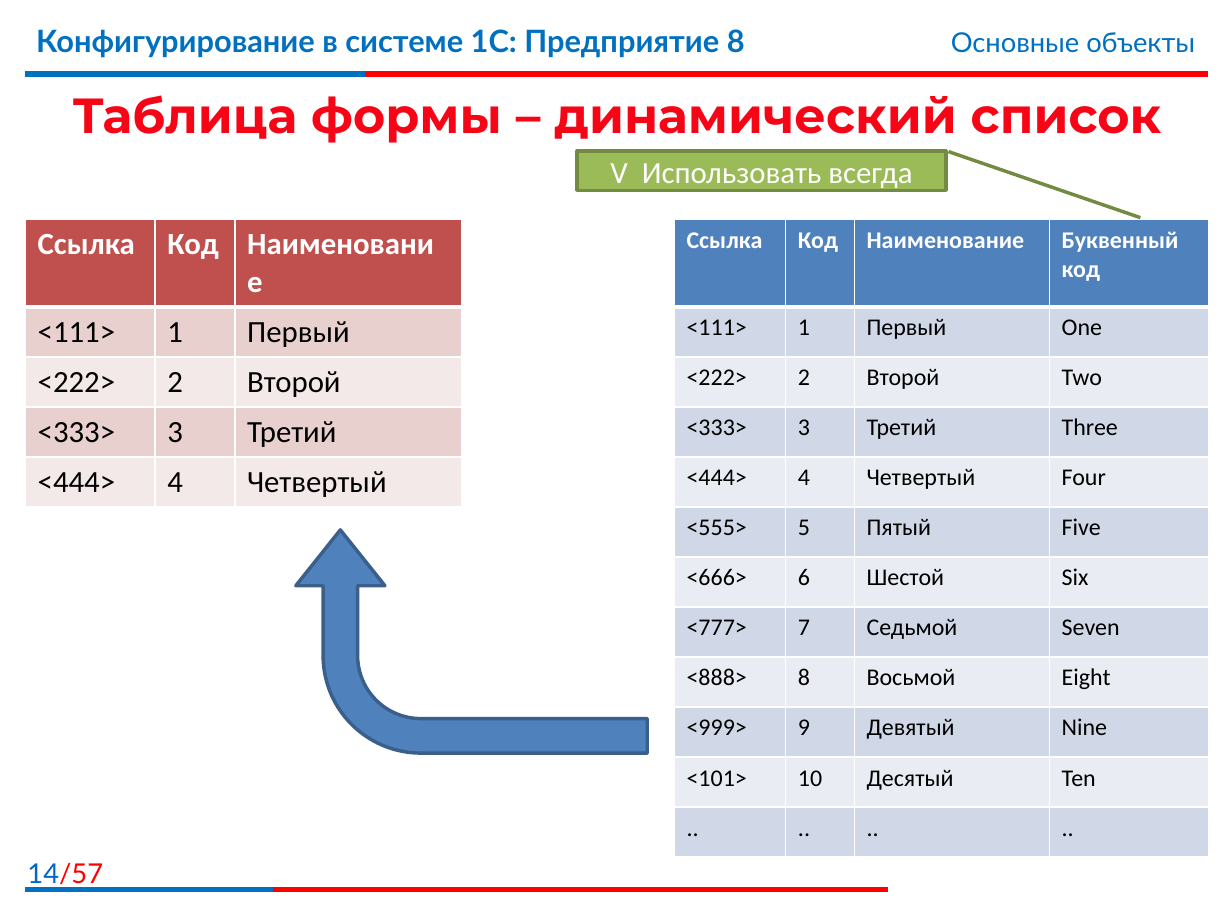
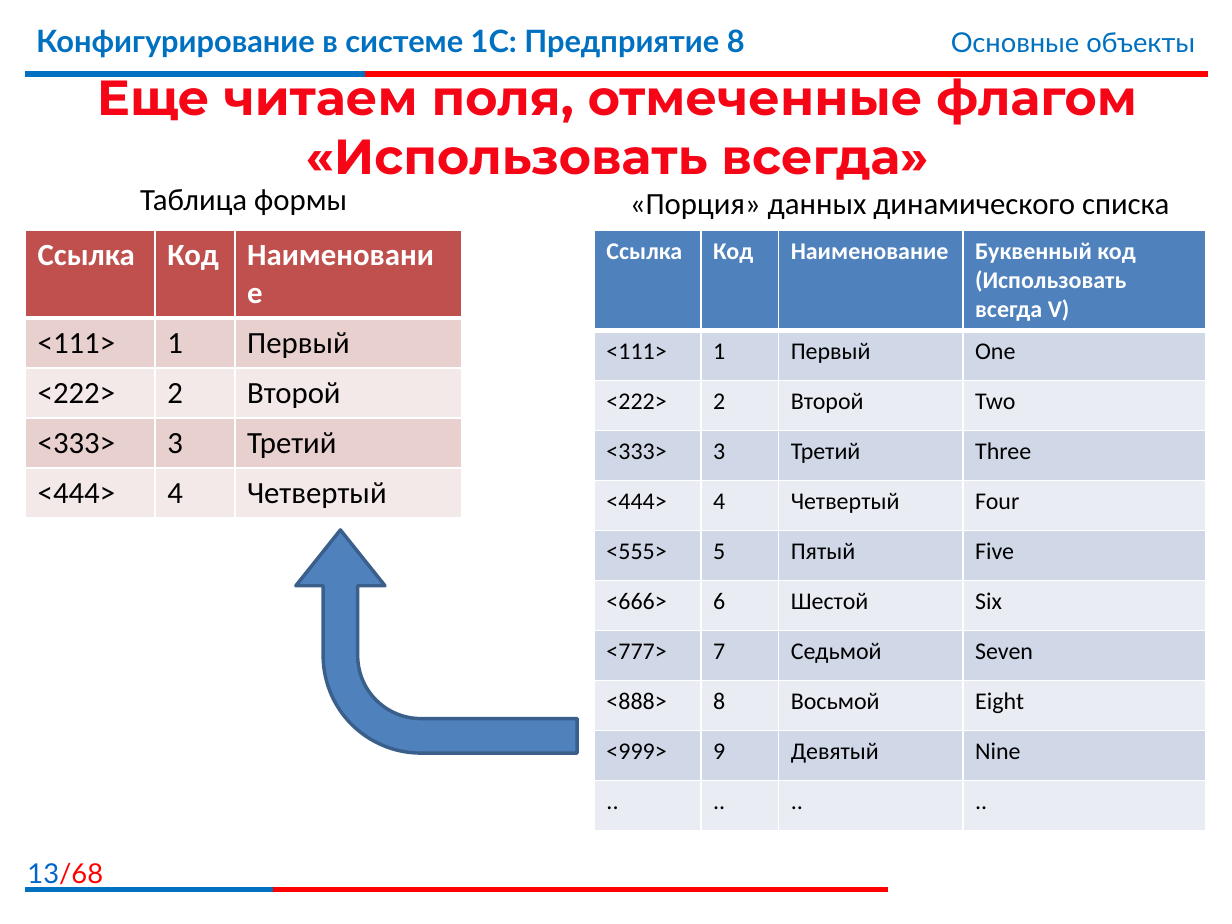
Before and after one commit to bestteacher-1c/documents_compl_kurs, a slide deck: slide 13 of Занятие_06/Иллюстрации6.pptx (slide 14 before the commit). Drawn at 1232x924 pixels with LibreOffice and Linux fonts; fonts in the diff are those of the drawing; background and template pictures are left out. Boxes give left, top, right and bottom in pixels: in the first picture for what was removed or moved away, otherwise in the second. Text is boxed around its words. In the diff, an @@ line names an element or a change of style, - is before the commit and + after.

```diff
--- a/Занятие_06/Иллюстрации6.pptx
+++ b/Занятие_06/Иллюстрации6.pptx
@@ title at (x1=97, y1=71, x2=1137, y2=180): text changed @@
-Таблица формы – динамический список
+Еще читаем поля, отмеченные флагом «Использовать всегда»
@@ border callout removed at (x1=578, y1=152, x2=946, y2=191) @@
-V Использовать всегда
@@ text added at (x1=140, y1=189, x2=347, y2=215), 18 pt, text #000000 @@
+Таблица формы
@@ text added at (x1=630, y1=194, x2=1169, y2=219), 18 pt, text #000000 @@
+«Порция» данных динамического списка
@@ table moved from (x1=26, y1=219, x2=462, y2=508) to (x1=26, y1=230, x2=462, y2=519) @@
@@ table at (x1=594, y1=230, x2=1206, y2=829) @@
-row 1, column 4: Буквенный код
+row 1, column 4: Буквенный код (Использовать всегда V)
-row 11: <101> | 10 | Десятый | Ten
@@ table resized from (x1=674, y1=219, x2=1209, y2=857) to (x1=594, y1=230, x2=1206, y2=829) @@
@@ bent arrow resized from (x1=296, y1=530, x2=647, y2=753) to (x1=296, y1=529, x2=577, y2=752) @@
@@ page number at (x1=27, y1=863, x2=103, y2=889): text changed @@
-14/57
+13/68
```
Also in this commit, not shown: 13 other slides changed, 29 slides added, 26 slides removed, 12 other files.
